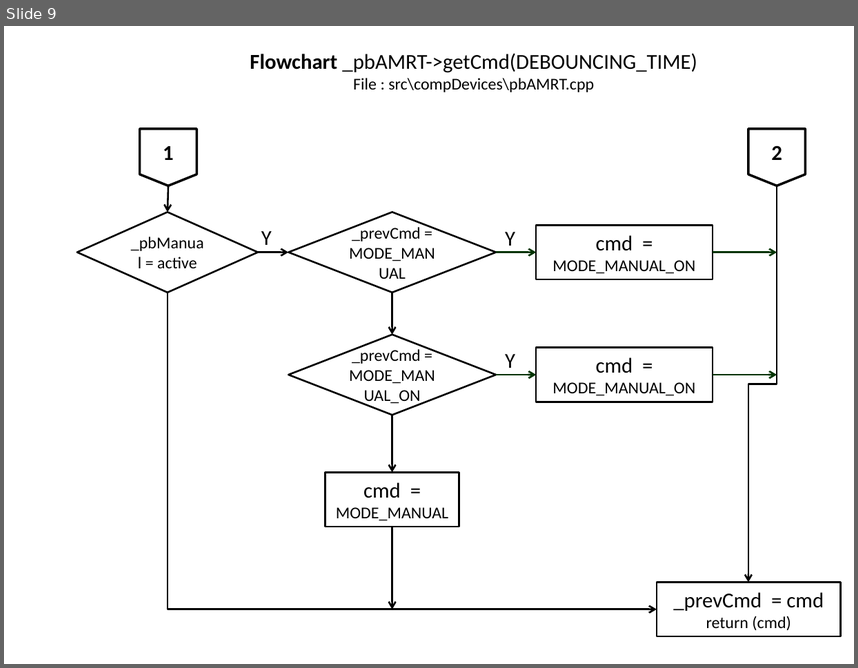
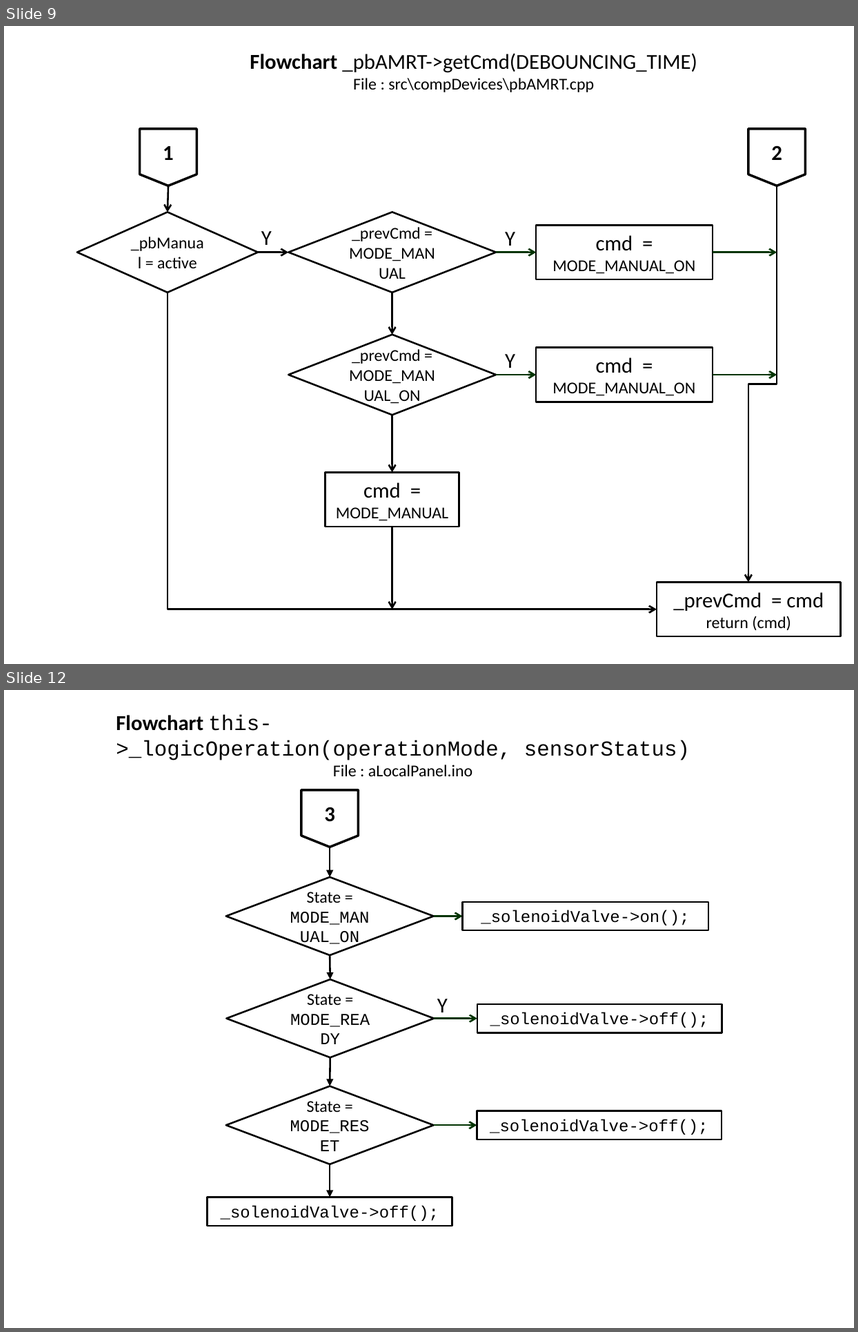
Before and after one commit to slametsampon/WFPS, a slide deck: resources/WFPS.pptx. Shown one above the other, each under a label of ours: slide 9 before the commit, slides 9 and 12 after it; the slides between them are not shown. The pictures are 858x668 and 858x1332 pixels, drawn with LibreOffice and Linux fonts; fonts in the diff are those of the drawing; background and template pictures are left out. Boxes give left, top, right and bottom in pixels: in the first picture for what was removed or moved away, otherwise in the second. Text is boxed around its words. In the diff, an @@ line names an element or a change of style, - is before the commit and + after.

Commit message:
update flowchart _logicOperation

```diff
--- a/resources/WFPS.pptx
+++ b/resources/WFPS.pptx
@@ slide 12 added at (4, 690, 854, 1328), background picture (left out) @@
@@ text added at (116, 715, 690, 776), 18 pt, text #000000 @@
+Flowchart this->_logicOperation(operationMode, sensorStatus)
+File : aLocalPanel.ino
@@ flow chart offpage connector added at (301, 790, 359, 847), outline #000000 2 pt, 18 pt, text #000000, bold @@
+3
@@ arrow added from (330, 847) to (330, 877), #000000 1.5 pt @@
@@ diamond added at (226, 877, 433, 955), outline #000000 1.5 pt, 14 pt, text #000000 @@
+State = MODE_MANUAL_ON
@@ arrow added from (433, 916) to (462, 916), #003300 1.5 pt @@
@@ rectangle added at (462, 902, 708, 931), outline #000000 1.5 pt, 14 pt, text #000000 @@
+_solenoidValve->on();
@@ arrow added from (330, 955) to (330, 979), #000000 1.5 pt @@
@@ diamond added at (227, 979, 434, 1057), outline #000000 1.5 pt, 14 pt, text #000000 @@
+State = MODE_READY
@@ text added at (437, 998, 448, 1018), 18 pt, text #000000 @@
+Y
@@ arrow added from (434, 1018) to (477, 1018), #003300 1.5 pt @@
@@ rectangle added at (477, 1004, 722, 1032), outline #000000 1.5 pt, 14 pt, text #000000 @@
+_solenoidValve->off();
@@ arrow added from (330, 1057) to (330, 1086), #000000 1.5 pt @@
@@ diamond added at (226, 1086, 433, 1164), outline #000000 1.5 pt, 14 pt, text #000000 @@
+State = MODE_RESET
@@ rectangle added at (477, 1111, 722, 1140), outline #000000 1.5 pt, 14 pt, text #000000 @@
+_solenoidValve->off();
@@ arrow added from (433, 1125) to (477, 1125), #003300 1.5 pt @@
@@ arrow added from (330, 1163) to (330, 1196), #000000 1.5 pt @@
@@ rectangle added at (207, 1196, 452, 1225), outline #000000 1.5 pt, 14 pt, text #000000 @@
+_solenoidValve->off();
```
Also in this commit, not shown: 2 other slides added, 1 other file.
